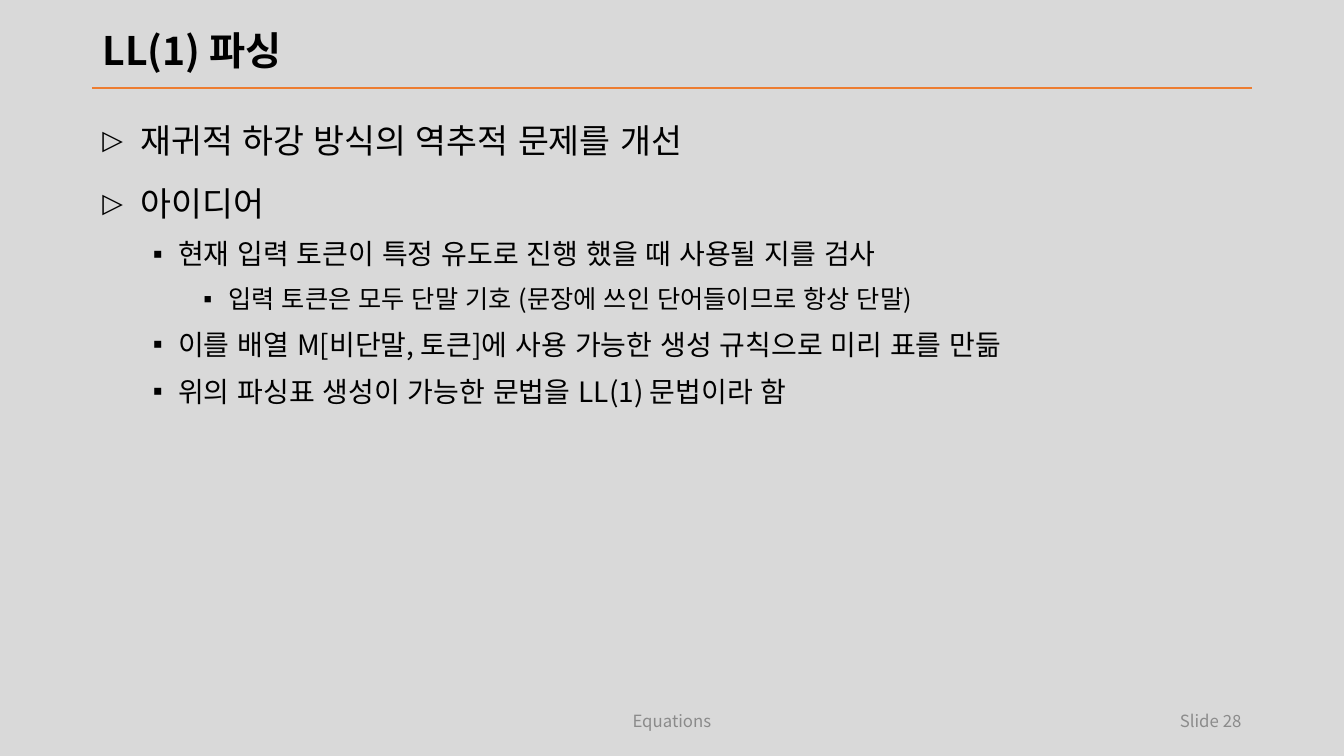
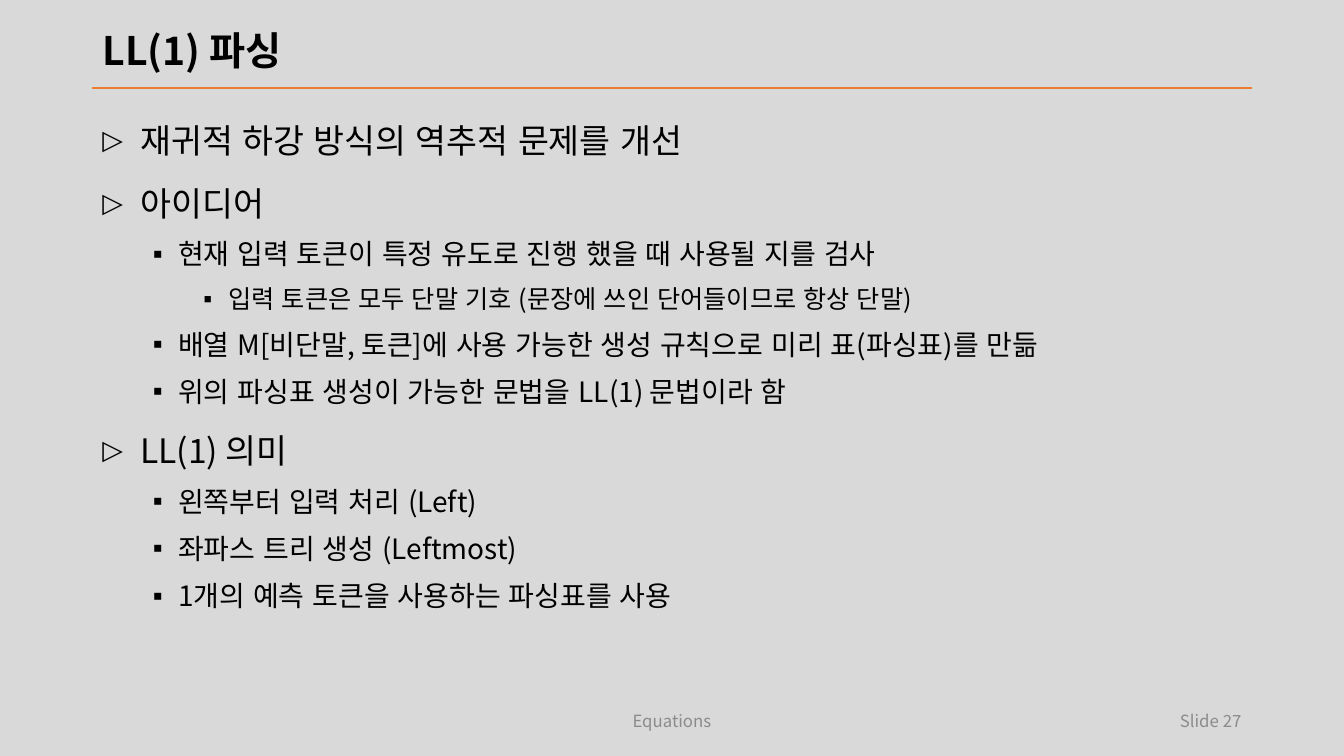
Before and after one commit to laxtools/article, a slide deck: slide 27 of programming/compiler/lecture/note.pptx (slide 28 before the commit). Drawn at 1344x756 pixels with LibreOffice and Linux fonts; fonts in the diff are those of the drawing. Boxes give left, top, right and bottom in pixels: in the first picture for what was removed or moved away, otherwise in the second. Text is boxed around its words. In the diff, an @@ line names an element or a change of style, - is before the commit and + after.

```diff
--- a/programming/compiler/lecture/note.pptx
+++ b/programming/compiler/lecture/note.pptx
@@ text at bbox=[178, 331, 1039, 361]: text changed @@
-  ▪ 이를 배열 M[비단말, 토큰]에 사용 가능한 생성 규칙으로 미리 표를 만듦
+  ▪ 배열 M[비단말, 토큰]에 사용 가능한 생성 규칙으로 미리 표(파싱표)를 만듦
@@ text at bbox=[140, 435, 672, 609]: paragraphs added @@
+▷ LL(1) 의미
+  ▪ 왼쪽부터 입력 처리 (Left)
+  ▪ 좌파스 트리 생성 (Leftmost)
+  ▪ 1개의 예측 토큰을 사용하는 파싱표를 사용
@@ page number at bbox=[1180, 714, 1242, 727]: text changed @@
-Slide 28
+Slide 27
```
Also in this commit, not shown: 9 other slides changed, 43 slides added, 1 slide removed, 1 other file.
